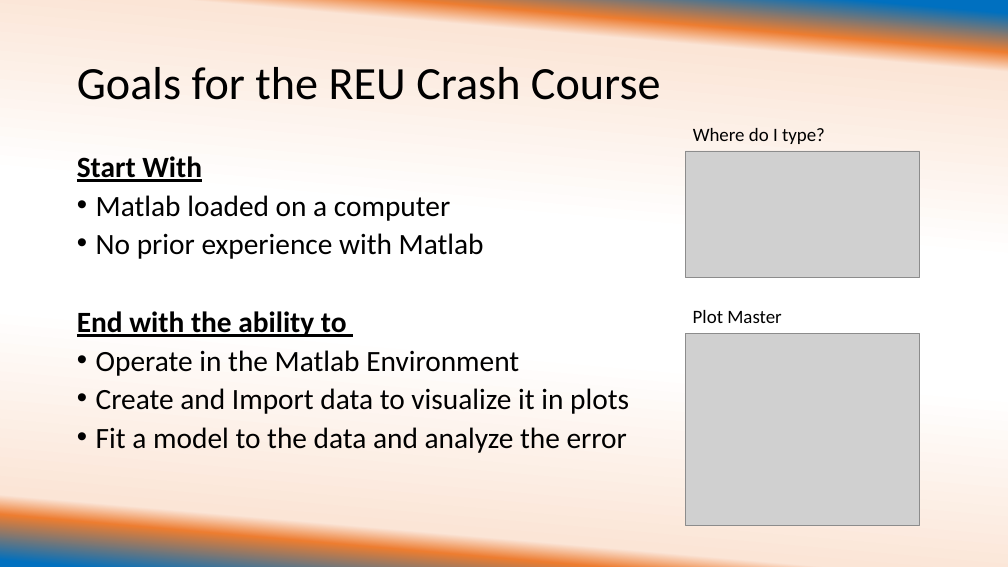
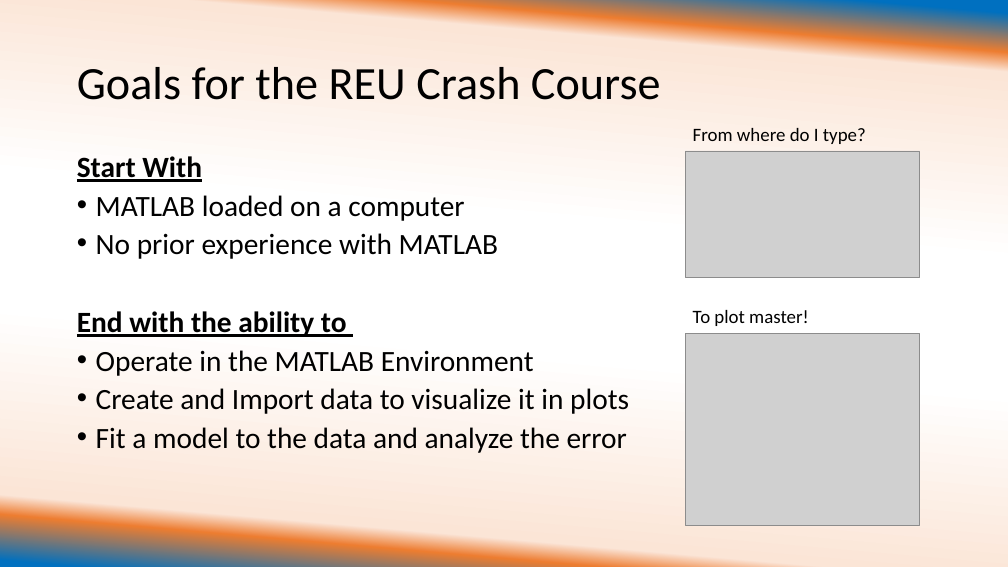
Before and after one commit to ehuemill/Intro-to-Matlab, a slide deck: slide 2 of Day 1 of Crash Course/University of Illinois REU Introduction to Matlab Day 1 with examples.pptx. Drawn at 1008x567 pixels with LibreOffice and Linux fonts; fonts in the diff are those of the drawing; grey boxes stand for pictures. Boxes give left, top, right and bottom in pixels: in the first picture for what was removed or moved away, otherwise in the second. Text is boxed around its words. In the diff, an @@ line names an element or a change of style, - is before the commit and + after.

Commit message:
Finishing Touches on Presentations
I finished up Day 2, changed the spelling of MATLAB to be all caps
throughout, and made sure that the "This is what mine looks like" was
included for each example in both days.

```diff
--- a/Day 1 of Crash Course/University of Illinois REU Introduction to Matlab Day 1 with examples.pptx
+++ b/Day 1 of Crash Course/University of Illinois REU Introduction to Matlab Day 1 with examples.pptx
@@ text at <box>693,128,866,144</box>: text changed @@
-Where do I type?
+From where do I type?
@@ text at <box>96,195,498,259</box>: text changed @@
-• Matlab loaded on a computer
-• No prior experience with Matlab
+• MATLAB loaded on a computer
+• No prior experience with MATLAB
@@ text at <box>693,310,809,326</box>: text changed @@
-Plot Master
+To plot master!
@@ text at <box>96,350,534,376</box>: text changed @@
-• Operate in the Matlab Environment
+• Operate in the MATLAB Environment
```
Also in this commit, not shown: 12 other slides changed, 6 slides added, 1 slide removed, 16 other files.
